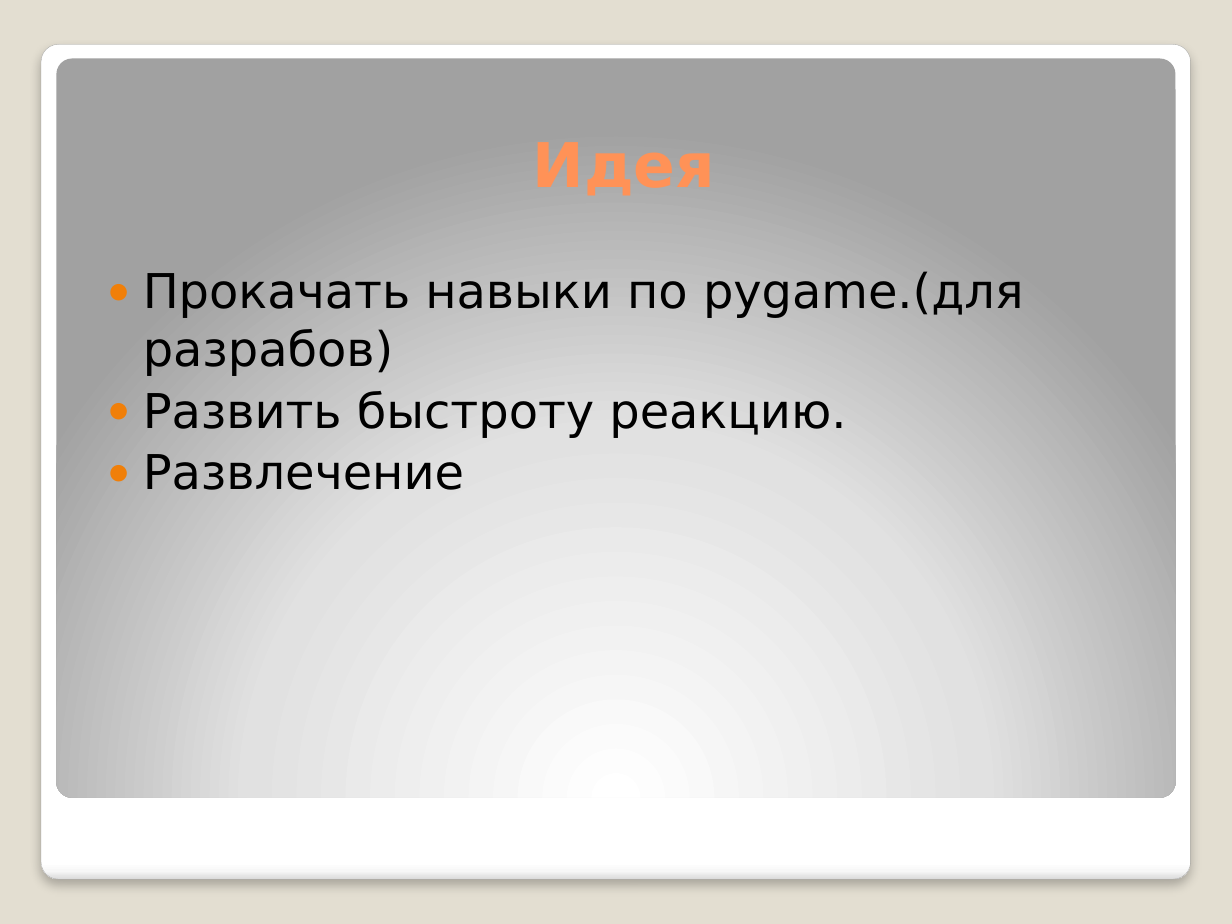
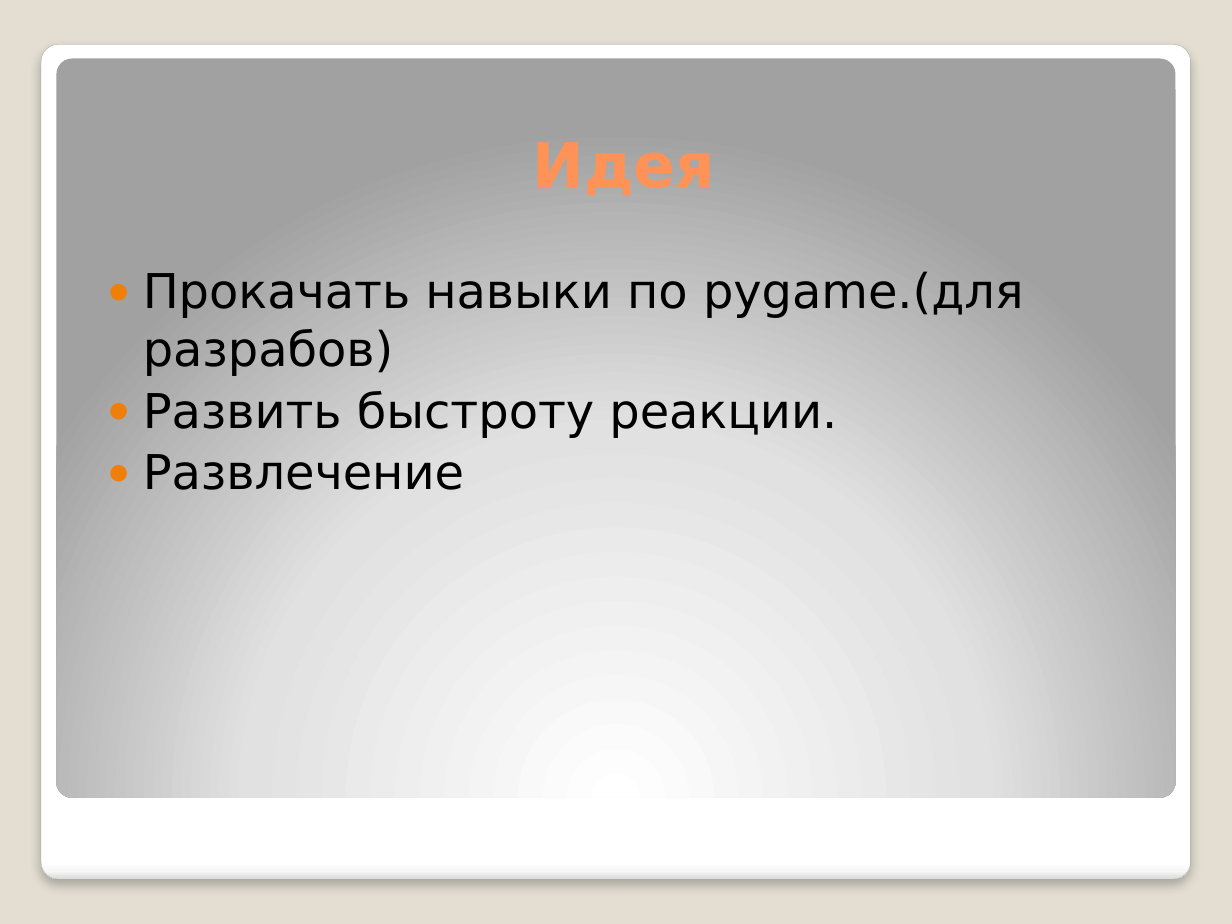
Before and after one commit to MrSmIlEyar/SpaceBattle, a slide deck: slide 2 of Space Battle.pptx. Drawn at 1232x924 pixels with LibreOffice and Linux fonts; fonts in the diff are those of the drawing. Boxes give left, top, right and bottom in pixels: in the first picture for what was removed or moved away, otherwise in the second. Text is boxed around its words. In the diff, an @@ line names an element or a change of style, - is before the commit and + after.

```diff
--- a/Space Battle.pptx
+++ b/Space Battle.pptx
@@ text at [143, 391, 837, 438]: text changed @@
-● Развить быстроту реакцию.
+● Развить быстроту реакции.
```
Also in this commit, not shown: 1 slide added, 1 slide removed.
